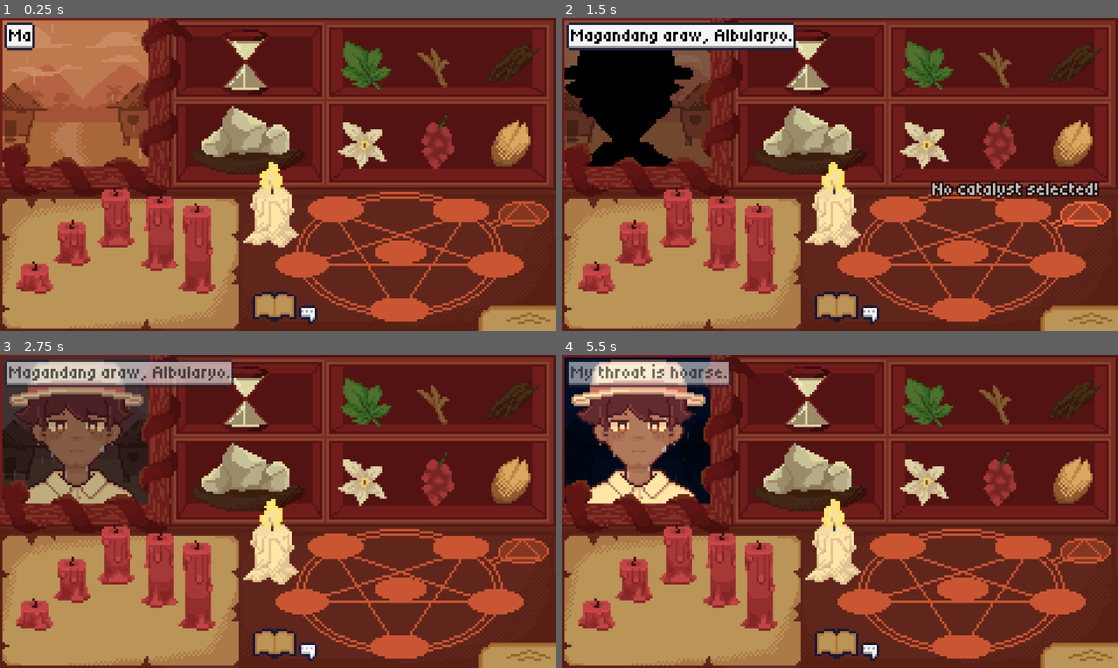
Above: before the commit, frames 1-4 (two rows, left to right).
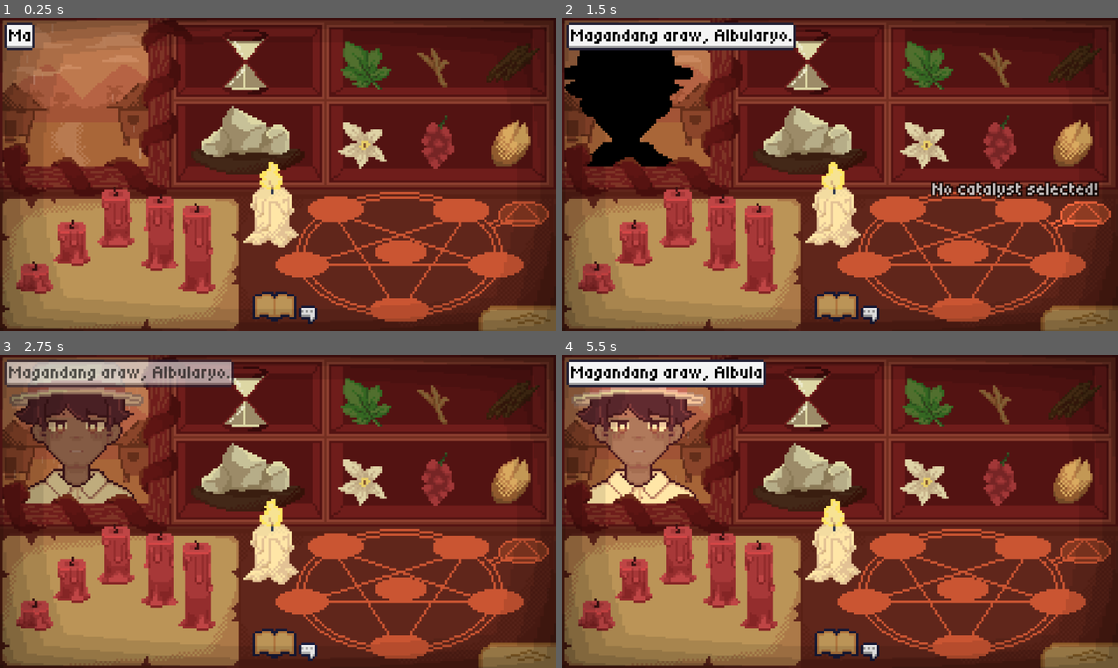
Above: after the commit, the same moments.

Repository: HansSorongon/albularyo_gamedes
Game: Godot game, scene res://scenes/main/main_loop.tscn
The game is run twice, just before and just after one commit, with the same random seed, the same clock (stepped at 60 frames per second) and the same inputs.
Inputs (mouse positions are in pixels of both pictures, inside the frame that each line leads up to):
- Up to frame 1 (0.25 s): no input
- Up to frame 2 (1.5 s): click (1079, 215) at 0.5 s; click (1079, 215) at 1.25 s
- Up to frame 3 (2.75 s): click (305, 652) at 2 s
- Up to frame 4 (5.5 s): click (867, 652) at 2.75 s; click (1079, 552) at 3.5 s; click (867, 652) at 4.25 s; tap Enter at 5 s; drag from (895, 545) to (1056, 602) at 5.02 s

The runs differ from the first frame. In frame 1, 12% of the frame differs, in the area x 0-100%, y 0-100%; in frame 2, 12%; in frame 3, 14%; in frame 4, 16%.

Commit message:
feat: add vignette shader

Diff:
--- a/scenes/main/main_loop.gd
+++ b/scenes/main/main_loop.gd
@@ -9,7 +9,7 @@
 var day_earnings: int = 0
 var day_reputation = 0.0
 
-var day_seconds = 3
+var day_seconds = 300
 var night_progress = 0.0
 
 var is_spawning = true
--- a/scenes/main/main_loop.tscn
+++ b/scenes/main/main_loop.tscn
@@ -15,6 +15,7 @@
 [ext_resource type="Texture2D" uid="uid://cp1pcuo3v2c4b" path="res://assets/workstation/flame.png" id="22_1v0k2"]
 [ext_resource type="Shader" uid="uid://dv8n5l2t6vrtg" path="res://scenes/main/clouds.gdshader" id="22_22fp7"]
 [ext_resource type="Texture2D" uid="uid://bk23022eafoqk" path="res://assets/hourglass/hourglass_1.png" id="23_1v0k2"]
+[ext_resource type="Shader" uid="uid://buy361hvi7da0" path="res://scenes/main/vignette.gdshader" id="24_r5fat"]
 [ext_resource type="PackedScene" uid="uid://cfxd1fnbvxnxb" path="res://scenes/main/red_candles.tscn" id="25_wh6i2"]
 [ext_resource type="Texture2D" uid="uid://c3uqkhmcsly4y" path="res://assets/workstation/paper.png" id="25_xtyir"]
 [ext_resource type="AudioStream" uid="uid://bjq1kh6ic3xsu" path="res://assets/audio/crickets.mp3" id="27_diimi"]
@@ -191,6 +192,17 @@
 [sub_resource type="RectangleShape2D" id="RectangleShape2D_v2yyn"]
 size = Vector2(63, 63)
 
+[sub_resource type="ShaderMaterial" id="ShaderMaterial_wh6i2"]
+shader = ExtResource("24_r5fat")
+shader_parameter/radius = 0.2800000133
+shader_parameter/softness = 1.0
+shader_parameter/intensity = 0.726000034485
+shader_parameter/contrast = 4.0
+shader_parameter/vignette_color = Color(0, 0, 0, 0.64705884)
+shader_parameter/pixel_size = 0.006000000284999999
+shader_parameter/blend_steps = 7.170000245575
+shader_parameter/noise_strength = 0.0
+
 [node name="MainLoop" type="Node2D"]
 script = ExtResource("1_olyg1")
 
@@ -313,5 +325,12 @@
 texture = ExtResource("23_1v0k2")
 centered = false
 
+[node name="ColorRect" type="ColorRect" parent="."]
+z_index = 500
+material = SubResource("ShaderMaterial_wh6i2")
+offset_right = 240.0
+offset_bottom = 135.0
+mouse_filter = 2
+
 [connection signal="timeout" from="NightTimer" to="." method="_on_night_timer_timeout"]
 [connection signal="timeout" from="FullDayTimer" to="." method="_on_full_day_timer_timeout"]
--- a/scenes/main/patient.gd
+++ b/scenes/main/patient.gd
@@ -21,6 +21,30 @@
 }
 #sizes of each symptom
 const SYMPTOM_SIZES := [1, 2, 3, 4, 5]
+
+func get_symptom_distribution(difficulty: int) -> Dictionary:
+	var distribution := {}
+
+	difficulty = clamp(difficulty, 1, 7)
+
+	var shift := (difficulty - 4.0) / 3.0
+
+	for symptom_count in range(1, 6):
+		var distance_from_center := symptom_count - 3.0
+
+		var adjusted_distance := distance_from_center - (shift * 2.0)
+
+		var weight := exp(-pow(adjusted_distance, 2) / 2.0)
+		distribution[symptom_count] = weight
+
+	var total := 0.0
+	for key in distribution:
+		total += distribution[key]
+
+	for key in distribution:
+		distribution[key] /= total
+
+	return distribution
 
 var visual_symptoms: Array[String] = [
 	"pale_lips",
@@ -273,6 +297,8 @@
 
 func _ready():
 
+	symptom_size_weights = get_symptom_distribution(GameState.day_number)
+
 	var root_node = get_tree().current_scene
 	root_node.get_node("WorkstationUI/DialogueRepeatButton").pressed.connect(_repeat_dialogue)
 
--- /dev/null
+++ b/scenes/main/vignette.gdshader
@@ -0,0 +1,47 @@
+shader_type canvas_item;
+
+// Vignette parameters
+uniform float radius:    hint_range(0.0, 1.0) = 0.22;
+uniform float softness:  hint_range(0.0, 1.0) = 0.38;
+uniform float intensity: hint_range(0.0, 3.0) = 2.00;
+uniform float contrast:  hint_range(0.5, 4.0) = 2.20;
+uniform vec4 vignette_color: source_color = vec4(0.0, 0.0, 0.0, 1.0);
+
+// Pixel art edge controls
+uniform float pixel_size: hint_range(0.001, 0.02) = 0.004;  // Size of pixels at edges
+uniform float blend_steps: hint_range(2.0, 16.0) = 8.5;  // Posterization steps
+
+// Optional noise texture for organic edges
+uniform sampler2D noiseTexture;
+uniform float noise_strength: hint_range(0.0, 1.0) = 0.0;  // 0 = smooth, 1 = noisy
+
+void fragment() {
+    // Snap UV coordinates to pixel grid
+    vec2 snapped_uv = floor(SCREEN_UV / pixel_size) * pixel_size;
+
+    // Calculate shape from snapped coordinates
+    vec2 centered = snapped_uv - vec2(0.5);
+    float edge_box = max(abs(centered.x) * 2.0, abs(centered.y) * 2.0);
+    float edge_radial = length(centered) * 2.0;
+    float shape = mix(edge_box, edge_radial, 0.25);
+
+    // Optional noise for organic/burned edges
+    float noise = 0.0;
+    if (noise_strength > 0.0) {
+        noise = texture(noiseTexture, snapped_uv).r * noise_strength * 0.2;
+    }
+    shape += noise;
+
+    // Calculate base vignette
+    float v = smoothstep(radius, radius + softness, shape);
+    v = pow(v, contrast);
+
+    // Posterize to discrete steps (pixel art banding)
+    float mask = floor(v * blend_steps) / blend_steps;
+
+    // Apply intensity
+    vec4 overlay = vignette_color;
+    overlay.a = clamp(mask * intensity, 0.0, 1.0);
+
+    COLOR = overlay;
+}
Not shown: 1 places in scenes/main/main_loop.tscn that only renumber resources
Not shown, added: scenes/main/vignette.gdshader.uid
